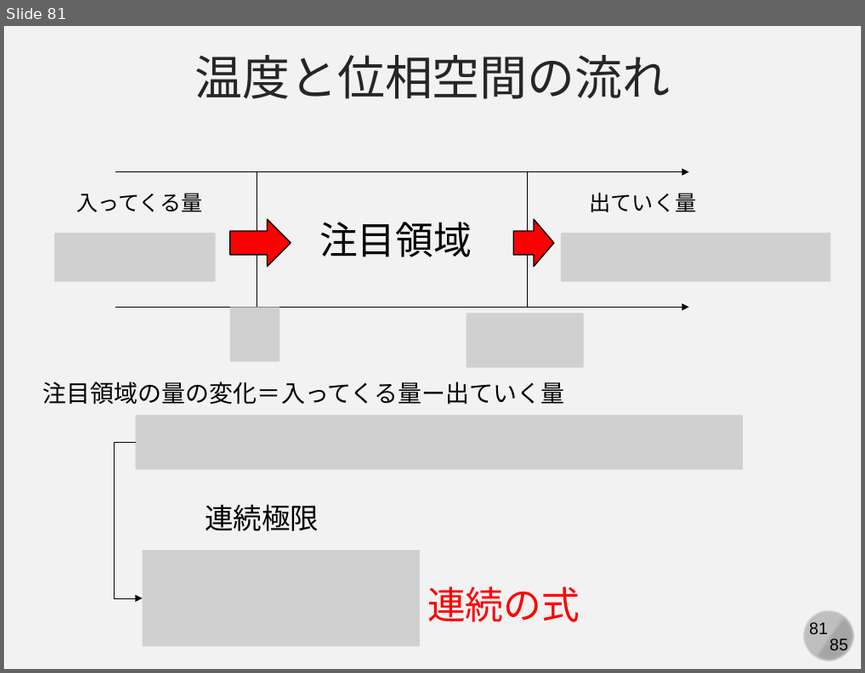
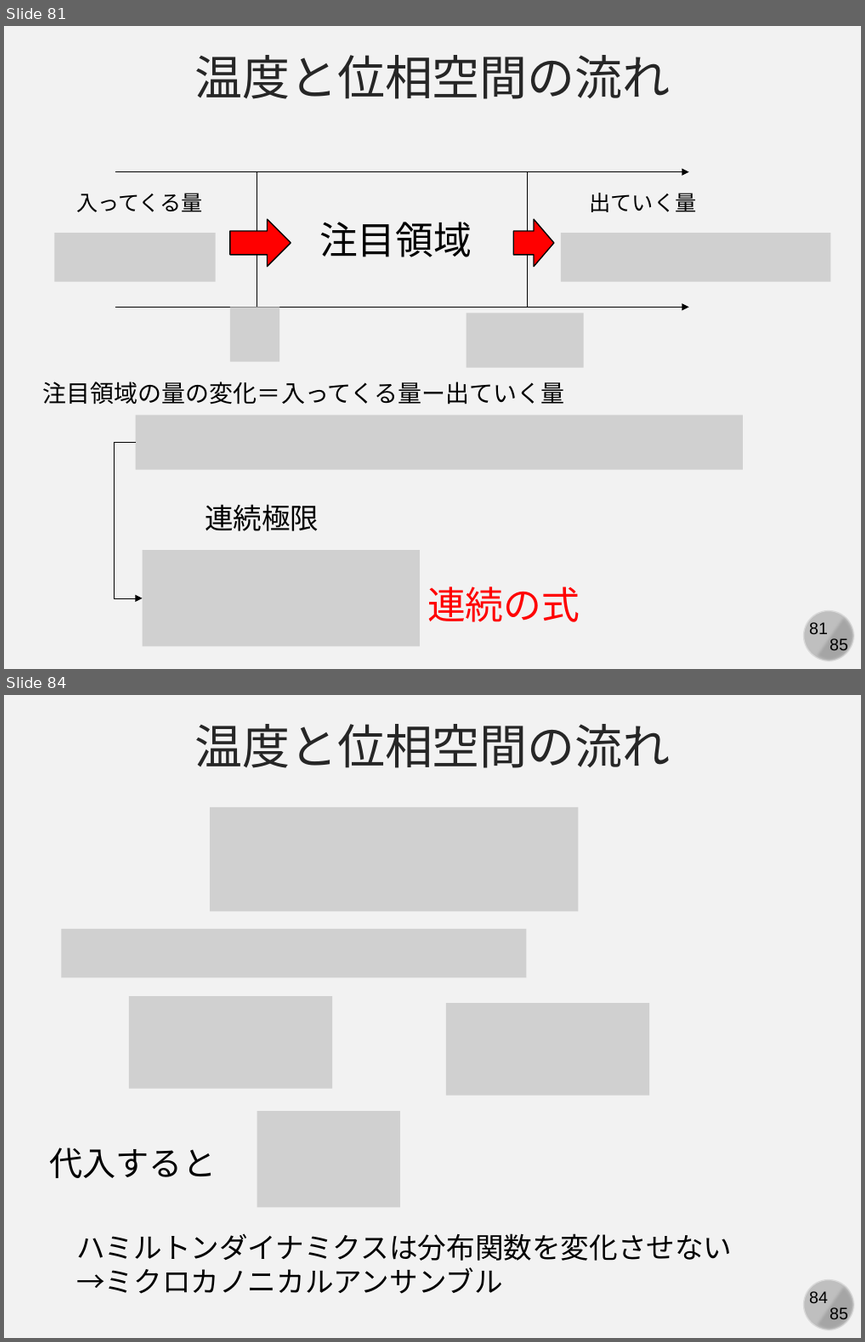
Before and after one commit to kaityo256/simulation_engineering, a slide deck: 06_md_observable/simulation06.pptx. Shown one above the other, each under a label of ours: slide 81 before the commit, slides 81 and 84 after it; the slides between them are not shown. The pictures are 865x673 and 865x1342 pixels, drawn with LibreOffice and Linux fonts; fonts in the diff are those of the drawing; grey boxes stand for pictures. Boxes give left, top, right and bottom in pixels: in the first picture for what was removed or moved away, otherwise in the second. Text is boxed around its words. In the diff, an @@ line names an element or a change of style, - is before the commit and + after.

```diff
--- a/06_md_observable/simulation06.pptx
+++ b/06_md_observable/simulation06.pptx
@@ slide 84 added at (x1=4, y1=695, x2=861, y2=1338), background #F2F2F2; not listed: 4 template elements that a slide beside it also shows @@
@@ text added at (x1=194, y1=724, x2=670, y2=768), 40 pt, text #262626 @@
+温度と位相空間の流れ
@@ picture added at (x1=210, y1=807, x2=578, y2=912) @@
@@ picture added at (x1=62, y1=929, x2=527, y2=978) @@
@@ picture added at (x1=129, y1=996, x2=332, y2=1089) @@
@@ picture added at (x1=446, y1=1003, x2=649, y2=1095) @@
@@ picture added at (x1=256, y1=1111, x2=400, y2=1208) @@
@@ text added at (x1=49, y1=1147, x2=216, y2=1178), 28 pt, text #000000 @@
+代入すると
@@ text added at (x1=76, y1=1233, x2=732, y2=1293), 24 pt, text #000000 @@
+ハミルトンダイナミクスは分布関数を変化させない
+→ミクロカノニカルアンサンブル
```
Also in this commit, not shown: 4 other slides added.
